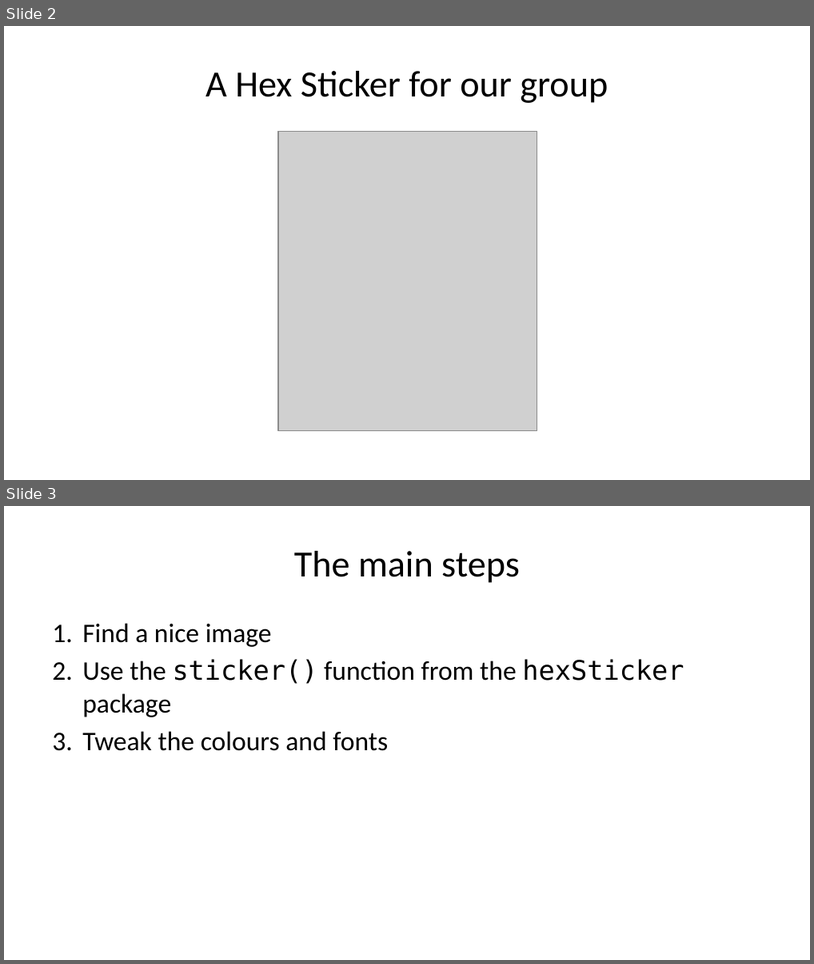
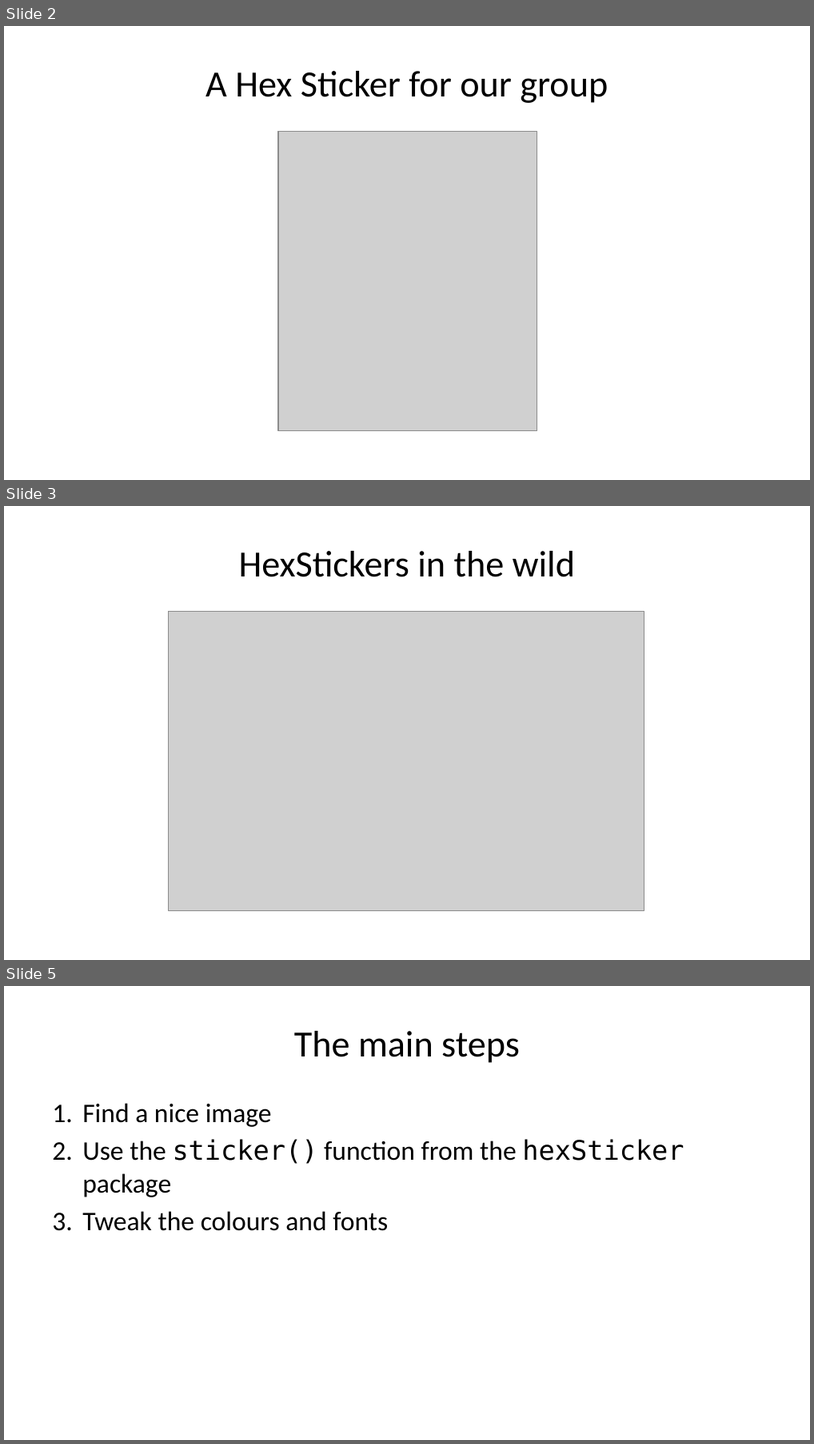
Before and after one commit to MarkHanly/hexSticker-RAppSoc, a slide deck: hex-sticker-slides.pptx. Shown one above the other, each under a label of ours: slides 2 and 3 before the commit, slides 2, 3 and 5 after it; the slides between them are not shown. The pictures are 814x964 and 814x1444 pixels, drawn with LibreOffice and Linux fonts; fonts in the diff are those of the drawing; grey boxes stand for pictures. Boxes give left, top, right and bottom in pixels: in the first picture for what was removed or moved away, otherwise in the second. Text is boxed around its words. In the diff, an @@ line names an element or a change of style, - is before the commit and + after.

```diff
--- a/hex-sticker-slides.pptx
+++ b/hex-sticker-slides.pptx
@@ slide 3 added at <box>4,506,810,960</box>, background #FFFFFF @@
@@ title added at <box>239,551,575,577</box>, 33 pt, text #000000 @@
+HexStickers in the wild
@@ picture added at <box>169,612,644,911</box> @@
@@ what was slide 3 is now slide 5 @@
```
Also in this commit, not shown: 2 other slides added, 1 slide removed, 4 other files.
